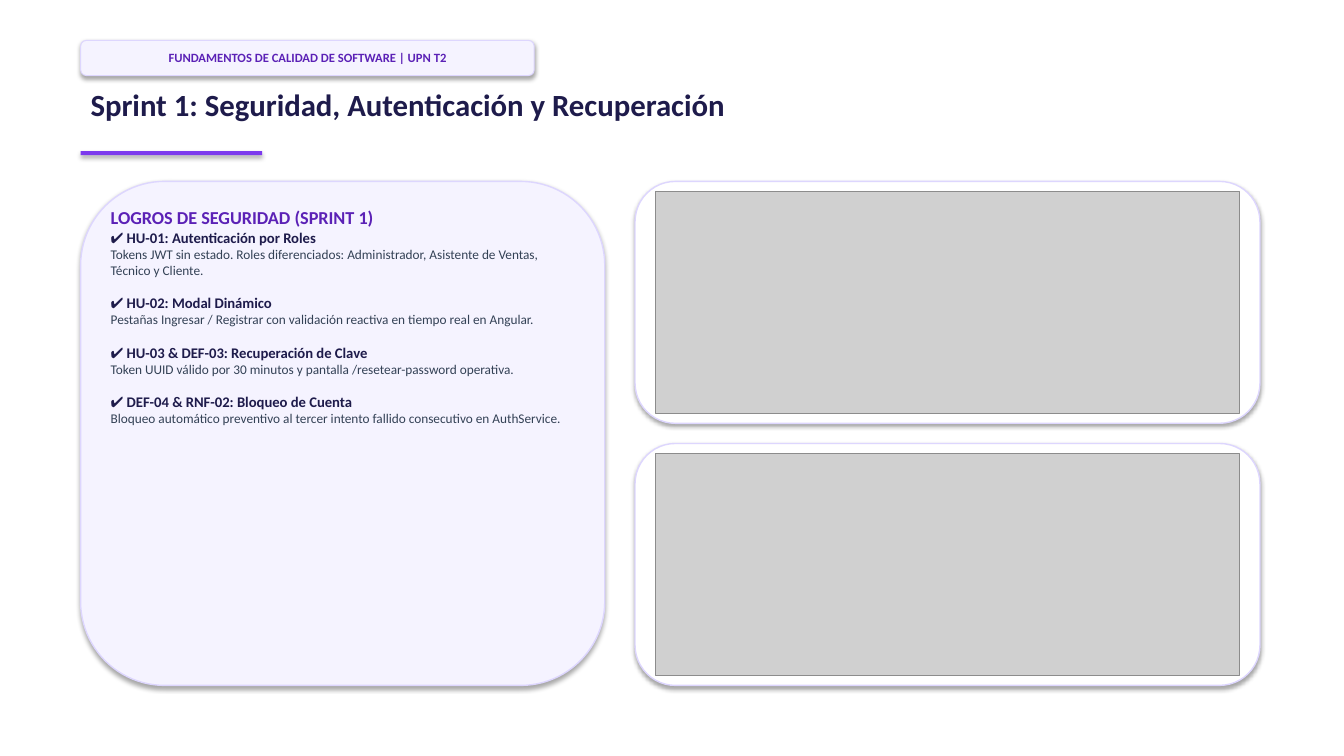
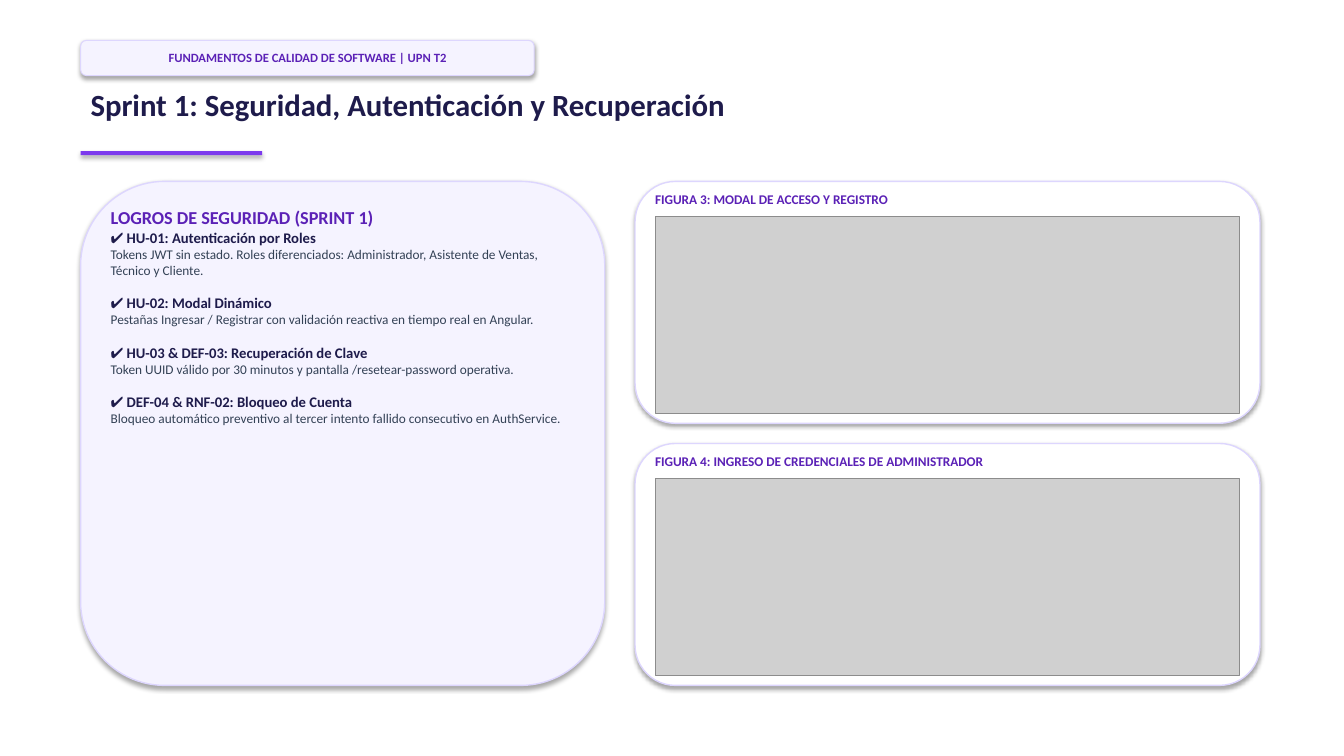
Before and after one commit to alevascan/ximasak, a slide deck: slide 6 of Exposicion_SIRVS_Ximasak_T2.pptx. Drawn at 1344x756 pixels with LibreOffice and Linux fonts; fonts in the diff are those of the drawing; grey boxes stand for pictures. Boxes give left, top, right and bottom in pixels: in the first picture for what was removed or moved away, otherwise in the second. Text is boxed around its words. In the diff, an @@ line names an element or a change of style, - is before the commit and + after.

Commit message:
Corregir mapeo exacto de figuras e imagenes del informe en el PPT

```diff
--- a/Exposicion_SIRVS_Ximasak_T2.pptx
+++ b/Exposicion_SIRVS_Ximasak_T2.pptx
@@ text added at [655, 195, 888, 204], 9.5 pt, text #5B21B6, bold @@
+FIGURA 3: MODAL DE ACCESO Y REGISTRO
@@ picture: place and size @@
-picture at [655, 192, 1240, 413]
+picture at [655, 217, 1240, 413]
@@ picture: place and size @@
-picture at [655, 454, 1240, 676]
+picture at [655, 479, 1240, 676]
@@ text added at [655, 457, 983, 466], 9.5 pt, text #5B21B6, bold @@
+FIGURA 4: INGRESO DE CREDENCIALES DE ADMINISTRADOR
```
Also in this commit, not shown: 6 other slides changed.
